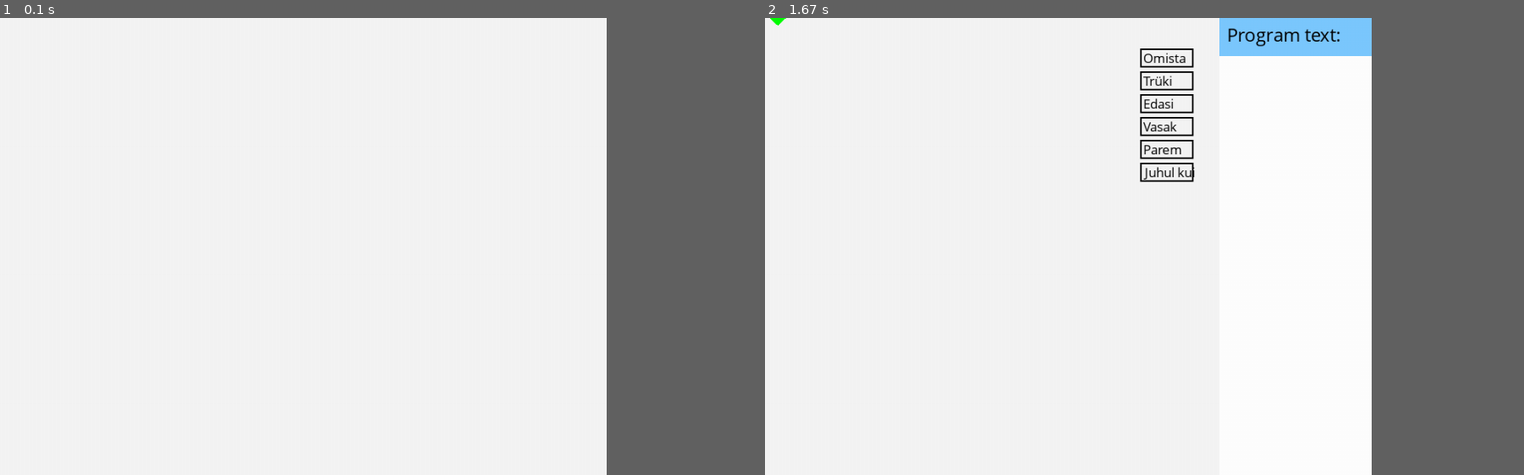
Above: before the commit, frames 1-2 (left to right).
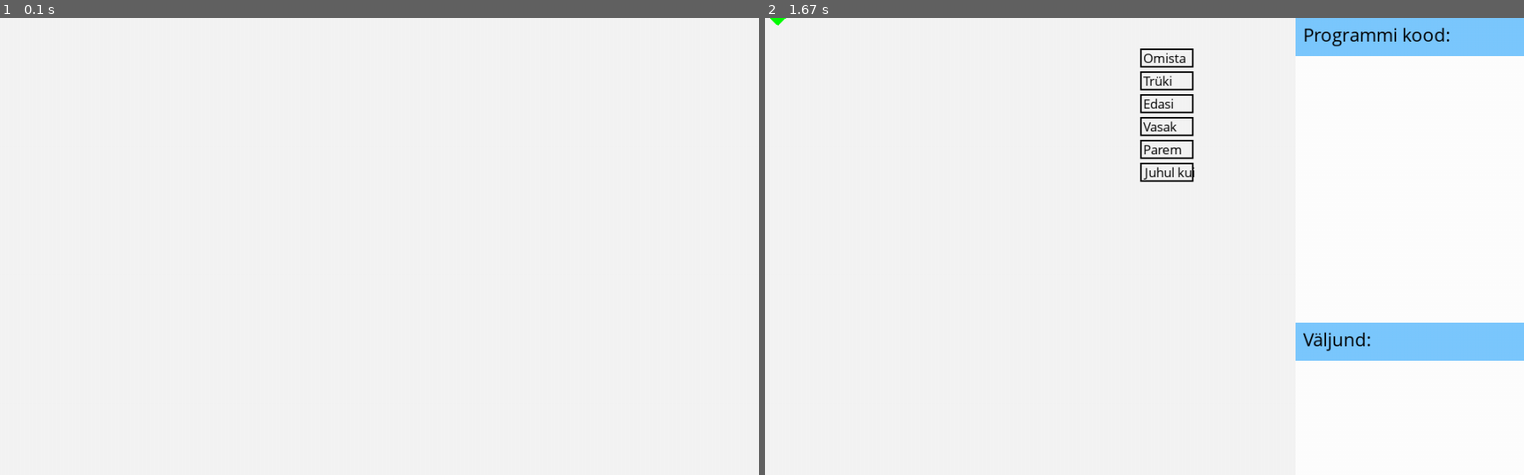
Above: after the commit, the same moments.

Repository: taivop/Monty
Game: pygame game, started from src/main.py
Same seed, same stepped clock (60 frames per second), same inputs: the game is played once before the commit and once after it.
Inputs (mouse positions are in pixels of both pictures, inside the frame that each line leads up to):
- Up to frame 1 (0.1 s): no input
- Up to frame 2 (1.67 s): press the mouse at (1114, 264) at 0.37 s; move the mouse to (1250, 251) at 0.47 s; release the mouse at (1387, 232) at 0.6 s; press the mouse at (1114, 264) at 0.7 s; move the mouse to (1136, 324) at 0.8 s; release the mouse at (1167, 383) at 0.93 s; press the mouse at (1114, 264) at 1.03 s; move the mouse to (1136, 177) at 1.13 s; release the mouse at (1159, 91) at 1.27 s; press the mouse at (1114, 264) at 1.37 s; move the mouse to (1068, 168) at 1.47 s; release the mouse at (1023, 72) at 1.6 s
In our replay, the window is 720x540 before the commit and 900x540 after it. These sizes can differ from the game's own. Grey fills any space a smaller window leaves; there, only what the larger window draws over its background counts as a difference.

The runs differ from the first frame. In frame 2, 5.2% of the frame differs, in the area x 59-100%, y 0-75%.

Commit message:
Indenting text for if-blocks, runbox for showing code execution result.

Diff:
--- a/src/gui/CodeBox.py
+++ b/src/gui/CodeBox.py
@@ -1,15 +1,16 @@
 import pygame
 from gui.DebugHelper import DebugHelper
+from gui.blocks import *
 
 
 class CodeBox(pygame.sprite.Sprite):
 
-    pos = (600,0)
+    pos = (700,0)
 
     x = pos[0]                     # x of top left corner of codebox
     y = pos[1]                       # y of top left corner of codebox
-    width = 200                 # width of codebox
-    height = 800                # height of codebox
+    width = 1000-pos[0]                 # width of codebox
+    height = 400                # height of codebox
 
     title_height = 50           # height of title box
 
@@ -39,18 +40,28 @@
         DebugHelper.drawDebugRect(self.rect, screen)
 
         # Title line
-        label_obj = self.title_font.render("Program text:", 1, (0, 0, 0))
+        label_obj = self.title_font.render("Programmi kood:", 1, (0, 0, 0))
         blit = screen.blit(label_obj, (self.x+self.left_padding, self.y+5))
         DebugHelper.drawDebugRect(blit, screen)
 
-        for i in range(0, len(self.blockList)):
-            line = self.blockList[i].getText()
+
+        # Draw lines of code
+        self.updateLineList()
+        for i in range(0, len(self.lineList)):
+            line = self.lineList[i]
             label_obj = self.font.render(line, 1, (0, 0, 0))
             blit = screen.blit(label_obj, (self.x+self.left_padding, self.y+self.top_padding+i*self.line_height))
             DebugHelper.drawDebugRect(blit, screen)
 
-    def setLineList(self, lines):
-        self.lineList = lines
+    def updateLineList(self):
+        self.lineList = []
+        indent = 0
+        for block in self.blockList:
+            self.lineList.append(indent * "  " + block.getText())
+            if block.__class__.__name__ == "IfBlock":
+                indent += 1
+            elif block.__class__.__name__ == "EndIfBlock":
+                indent -= 1
 
     def update(self, triangle):
         if triangle.child != None:
@@ -62,3 +73,44 @@
         else:
             self.blockList = []
             self.start_triangle_child_count = 0
+
+
+class RunBox(pygame.sprite.Sprite):
+
+    x = CodeBox.x                   # x of code running box
+    y = 400                         # y of code running box
+    width = CodeBox.width           # width of code running box
+    height = 600-y       # height of code running box
+
+    title_height = CodeBox.title_height           # height of title box
+
+    top_padding = CodeBox.top_padding            # top-padding of first line of text
+    left_padding = CodeBox.left_padding           # left-padding of every line of text
+    line_height = CodeBox.line_height            # height of each line of text
+
+    rect = pygame.Rect(x, y, width, height)
+
+    codebox = None
+
+    font = None
+    title_font = None
+
+    def __init__(self):
+        pygame.sprite.Sprite.__init__(self)
+        self.font = pygame.font.SysFont("Courier New", 18)
+        self.title_font = pygame.font.Font("OpenSans-Regular.ttf", 26)
+
+    def Render(self,screen):
+
+        pygame.draw.rect(screen, (255,255,255), (self.x,self.y,self.width,self.height)) # main white box
+        pygame.draw.rect(screen, (124,201,255), (self.x,self.y,self.width,self.title_height)) # title box
+        DebugHelper.drawDebugRect(self.rect, screen)
+
+        # Title line
+        label_obj = self.title_font.render("Väljund:", 1, (0, 0, 0))
+        blit = screen.blit(label_obj, (self.x+self.left_padding, self.y+5))
+        DebugHelper.drawDebugRect(blit, screen)
+
+
+        if self.codebox.start_triangle_child_count != -1:
+            foo = 0
--- a/src/gui/blocks.py
+++ b/src/gui/blocks.py
@@ -210,7 +210,7 @@
 
 class IfBlock(OneBoxBlock):
     def __init__(self, pos):
-        super().__init__(pos, "block4.png", "if {0}", "Juhul kui", 12, moveRight=18)
+        super().__init__(pos, "block4.png", "if {0}:", "Juhul kui", 12, moveRight=18)
 
     def getAstNode(self):
         # TODO: security risk if expressions contains unwanted code => should sanitise/restrict input!
--- a/src/gui/klotsid.py
+++ b/src/gui/klotsid.py
@@ -4,7 +4,7 @@
 
 from gui.StartTriangle import StartTriangle
 from gui.blocks import Block
-from gui.CodeBox import CodeBox
+from gui.CodeBox import CodeBox, RunBox
 from gui.buttons import *
 
 
@@ -44,7 +44,7 @@
 def main(): # Where we start
 
     pygame.init()
-    screen=pygame.display.set_mode((800,600))
+    screen=pygame.display.set_mode((1000,600))
     running=True
     MousePressed=False # Pressed down THIS FRAME
     MouseDown=False # mouse is held down
@@ -60,9 +60,14 @@
     triangle=StartTriangle((0,255,0),[10,0], 20,9) # create a new one
     other_group.add(triangle) # add to list of things to draw
 
+    runbox = RunBox()
+    other_group.add(runbox)
+
     codebox = CodeBox()
     #codebox.setLineList(["foo = bar()", "print(moot)", "a line of code"])
     other_group.add(codebox)
+
+    runbox.codebox = codebox
 
     assignButton = AssignButton(500, 40)
     printButton = PrintButton(500, 70)
